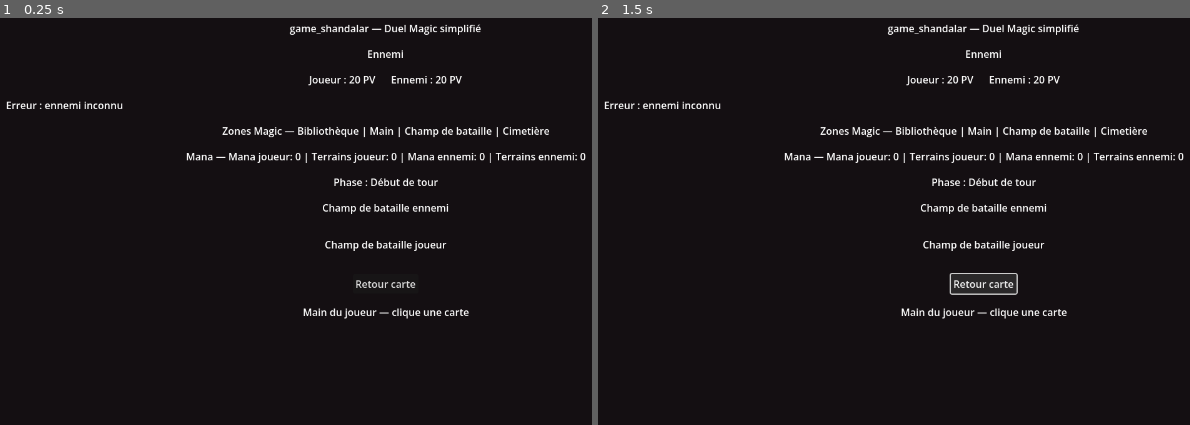
Above: before the commit, frames 1-2 (left to right).
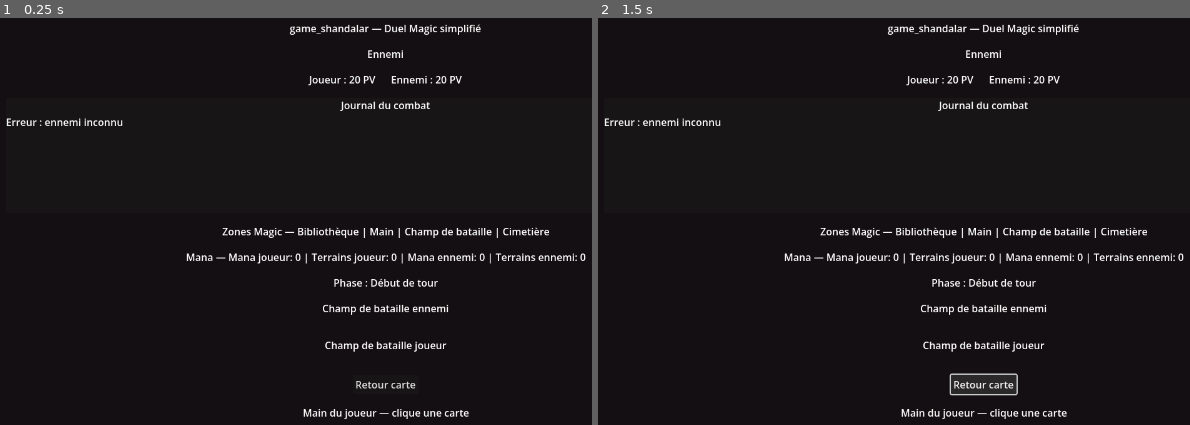
Above: after the commit, the same moments.

Repository: ludowww/game_shandalar
Game: Godot game, scene res://scenes/battle/BattleScene.tscn
Same seed, same stepped clock (60 frames per second), same inputs: the game is played once before the commit and once after it. This scene is started directly instead of the project's main scene.
Inputs:
- Up to frame 1 (0.25 s): no input
- Up to frame 2 (1.5 s): click "Retour carte" at 0.5 s; tap Enter at 1.25 s; hold Right (move_right) from 1.28 s (still down)

The runs differ from the first frame. In frame 1, 4.8% of the frame differs, in the area x 1-99%, y 20-99%; in frame 2, 5.7%.

Commit message:
fix: make battle log scrollable

Diff:
--- a/scenes/battle/BattleScene.tscn
+++ b/scenes/battle/BattleScene.tscn
@@ -62,9 +62,31 @@
 layout_mode = 2
 text = "Ennemi : 20 PV"
 
-[node name="LogLabel" type="Label" parent="RootMargin/VBox"]
+[node name="LogPanel" type="PanelContainer" parent="RootMargin/VBox"]
+layout_mode = 2
+size_flags_vertical = 3
+
+[node name="LogVBox" type="VBoxContainer" parent="RootMargin/VBox/LogPanel"]
+layout_mode = 2
+
+[node name="LogTitle" type="Label" parent="RootMargin/VBox/LogPanel/LogVBox"]
+layout_mode = 2
+text = "Journal du combat"
+horizontal_alignment = 1
+
+[node name="LogScroll" type="ScrollContainer" parent="RootMargin/VBox/LogPanel/LogVBox"]
 unique_name_in_owner = true
 layout_mode = 2
+custom_minimum_size = Vector2(0, 120)
+size_flags_vertical = 3
+horizontal_scroll_mode = 0
+vertical_scroll_mode = 1
+
+[node name="LogLabel" type="Label" parent="RootMargin/VBox/LogPanel/LogVBox/LogScroll"]
+unique_name_in_owner = true
+layout_mode = 2
+size_flags_horizontal = 3
+size_flags_vertical = 3
 text = "Journal combat"
 autowrap_mode = 3
 
--- a/scripts/battle/BattleController.gd
+++ b/scripts/battle/BattleController.gd
@@ -36,6 +36,7 @@
 @onready var mana_label: Label = %ManaLabel
 @onready var phase_label: Label = %PhaseLabel
 @onready var hand_container: HBoxContainer = %HandContainer
+@onready var log_scroll: ScrollContainer = %LogScroll
 @onready var log_label: Label = %LogLabel
 @onready var pass_turn_button: Button = %PassTurnButton
 @onready var return_button: Button = %ReturnButton
@@ -207,6 +208,7 @@
 	refresh_battlefield_ui()
 	refresh_zone_summary_ui()
 	refresh_mana_ui()
+	scroll_log_to_bottom.call_deferred()
 
 	for child in hand_container.get_children():
 		child.queue_free()
@@ -221,6 +223,14 @@
 		button.disabled = battle_finished_state or not player.can_play_card(card)
 		button.pressed.connect(play_player_card.bind(i))
 		hand_container.add_child(button)
+
+func scroll_log_to_bottom() -> void:
+	if log_scroll == null or log_label == null:
+		return
+	log_scroll.call_deferred("ensure_control_visible", log_label)
+	var scrollbar := log_scroll.get_v_scroll_bar()
+	if scrollbar != null:
+		scrollbar.value = scrollbar.max_value
 
 func configure_card_button(button: Button, text: String, tooltip: String, minimum_size: Vector2) -> void:
 	button.custom_minimum_size = minimum_size
Not shown, added: tests/test_battle_log_scroll_static.py
